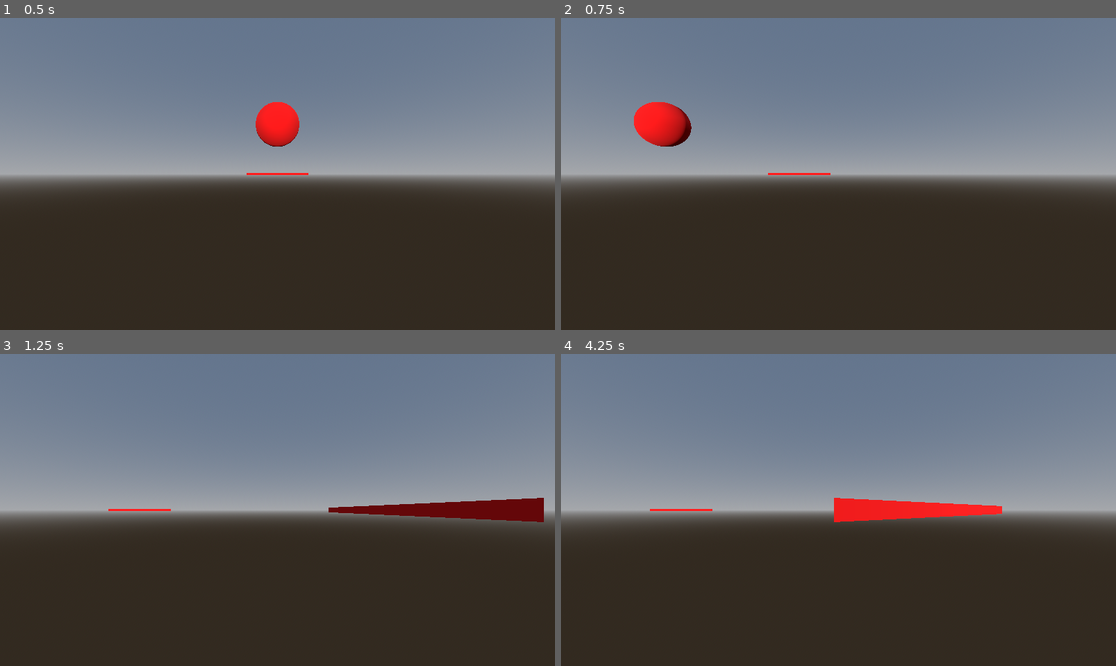
Above: before the commit, frames 1-4 (two rows, left to right).
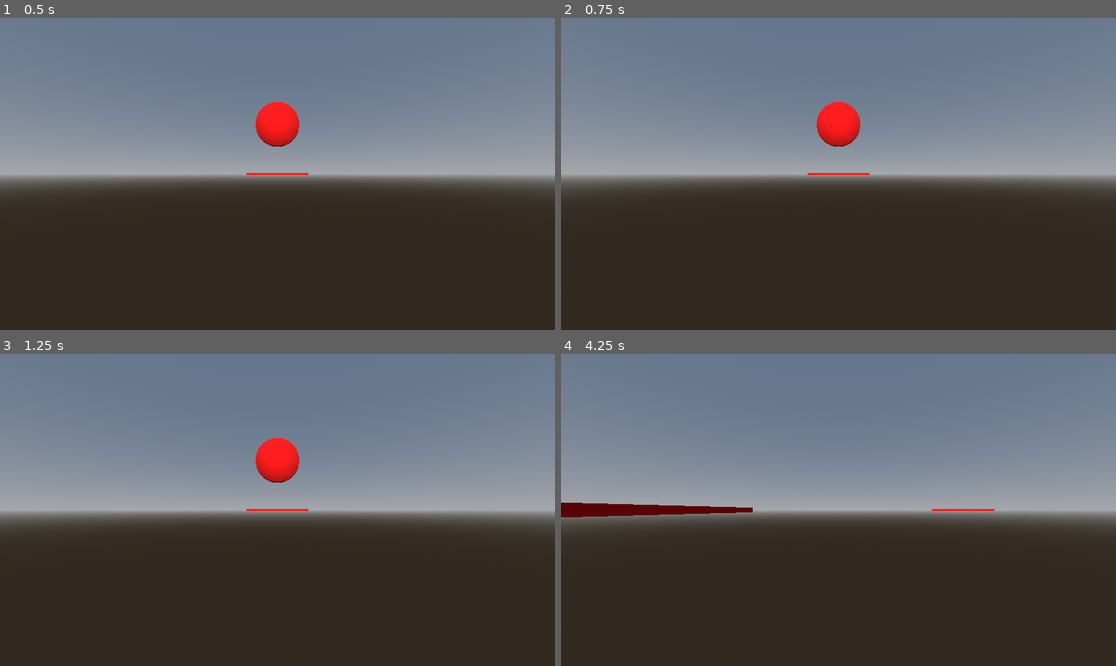
Above: after the commit, the same moments.

Repository: PaulErpen/terraineditor
Game: Godot game, scene res://scenes/world_builder/world_builder.tscn
Two runs of this game, one before a commit and one after it. Both use one fixed random seed, a clock stepped at 60 frames per second and the inputs below.
Inputs (mouse positions are in pixels of both pictures, inside the frame that each line leads up to):
- Up to frame 1 (0.5 s): no input
- Up to frame 2 (0.75 s): tap Enter at 0.5 s; move the mouse to (960, 158) at 0.52 s; hold D (right) from 0.53 s (still down); hold Ctrl (control, bound only after the commit) from 0.53 s (still down); click (960, 158) at 0.67 s
- Up to frame 3 (1.25 s): keep holding D (right); keep holding Ctrl (control, bound only after the commit)
- Up to frame 4 (4.25 s): move the mouse to (727, 525) at 1.27 s; release D (right) at 1.28 s; release Ctrl (control, bound only after the commit) at 1.28 s; hold S (backward) 1.28-2.03 s; tap F (resize_brush) at 1.35 s; tap Ctrl (control, bound only after the commit) at 1.55, 2.85, 3.8 s; move the mouse to (894, 441) at 2.02 s; hold D (right) 2.03-2.78 s; hold Ctrl (control, bound only after the commit) 2.03-2.78 s; move the mouse to (810, 572) at 2.77 s; hold W (forward) 2.78-3.53 s; click (810, 572) at 2.92 s; move the mouse to (1005, 556) at 3.52 s; hold A (left) from 3.53 s (still down); hold F (resize_brush) from 3.53 s (still down); tap L (load, bound only after the commit) at 4.15 s

Frame 1 is identical in both runs. In frame 2, 2.1% of the frame differs, in the area x 13-56%, y 26-51%; in frame 3, 2.8%, in the area x 19-98%, y 26-54%; in frame 4, 2.6%.

Commit message:
Save and load feature

Diff:
--- a/project.godot
+++ b/project.godot
@@ -46,3 +46,13 @@
 "events": [Object(InputEventKey,"resource_local_to_scene":false,"resource_name":"","device":-1,"window_id":0,"alt_press …(192 unchanged characters)…
 ]
 }
+control={
+"deadzone": 0.5,
+"events": [Object(InputEventKey,"resource_local_to_scene":false,"resource_name":"","device":-1,"window_id":0,"alt_pressed":false,"shift_pressed":false,"ctrl_pressed":false,"meta_pressed":false,"pressed":false,"keycode":0,"physical_keycode":4194326,"key_label":0,"unicode":0,"location":0,"echo":false,"script":null)
+]
+}
+load={
+"deadzone": 0.5,
+"events": [Object(InputEventKey,"resource_local_to_scene":false,"resource_name":"","device":-1,"window_id":0,"alt_pressed":false,"shift_pressed":false,"ctrl_pressed":false,"meta_pressed":false,"pressed":false,"keycode":0,"physical_keycode":76,"key_label":0,"unicode":108,"location":0,"echo":false,"script":null)
+]
+}
--- a/scenes/camera/camera.gd
+++ b/scenes/camera/camera.gd
@@ -3,6 +3,8 @@
 signal change_height(height_change: float)
 signal change_brush_radius(radius_change: float)
 signal move_brush_cursor(brush_cursor_pos: Vector3)
+signal save_signal
+signal load_signal
 
 @export var rotation_speed: float = 0.01
 @export var camera_speed: float = 10.0
@@ -21,14 +23,20 @@
 func _process(delta: float) -> void:
 	var movement_direction: Vector3 = Vector3.ZERO
 
-	if Input.is_action_pressed("forward"):
-		movement_direction -= basis.z
-	if Input.is_action_pressed("backward"):
-		movement_direction += basis.z
-	if Input.is_action_pressed("left"):
-		movement_direction -= basis.x
-	if Input.is_action_pressed("right"):
-		movement_direction += basis.x
+	if not Input.is_action_pressed("control"):
+		if Input.is_action_pressed("forward"):
+			movement_direction -= basis.z
+		if Input.is_action_pressed("backward"):
+			movement_direction += basis.z
+		if Input.is_action_pressed("left"):
+			movement_direction -= basis.x
+		if Input.is_action_pressed("right"):
+			movement_direction += basis.x
+	else:
+		if Input.is_action_just_pressed("backward"):
+			save_signal.emit()
+		if Input.is_action_just_pressed("load"):
+			load_signal.emit()
 
 	if movement_direction != Vector3.ZERO:
 		movement_direction.y = 0
--- a/scenes/cell/cell.gd
+++ b/scenes/cell/cell.gd
@@ -6,9 +6,13 @@
 @onready var collision_shape = $Area3D/CollisionShape3D
 
 func generate_flat_image() -> void:
-	var flat_image = Image.create_empty(mesh.subdivide_width + 2, mesh.subdivide_depth + 2, false, Image.FORMAT_RF)
-	var texture = ImageTexture.create_from_image(flat_image)
+	var texture_bounds = get_texture_bounds()
+	var flat_image = Image.create_empty(texture_bounds.x, texture_bounds.y, false, Image.FORMAT_RF)
+	var texture: ImageTexture = ImageTexture.create_from_image(flat_image)
 	set_displacement_texture(texture)
+
+func get_texture_bounds() -> Vector2i:
+	return Vector2i(mesh.subdivide_width + 2, mesh.subdivide_depth + 2)
 
 # Called when the node enters the scene tree for the first time.
 func _ready() -> void:
@@ -17,7 +21,7 @@
 # Called every frame. 'delta' is the elapsed time since the previous frame.
 func _process(_delta: float) -> void:
 	if is_changed:
-		var heightmap_texture: Texture = get_displacement_texture()
+		var heightmap_texture: ImageTexture = get_displacement_texture()
 		set_collision_shape_texture(heightmap_texture)
 		is_changed = false
 
@@ -27,24 +31,20 @@
 func set_brush_position(brush_position: Vector2) -> void:
 	material_override.set("shader_parameter/brush_position", brush_position)
 
-func get_displacement_texture() -> Texture:
-	var heightmap_texture: Texture = material_override.get("shader_parameter/displacement_texture")
+func get_displacement_texture() -> ImageTexture:
+	var heightmap_texture: ImageTexture = material_override.get("shader_parameter/displacement_texture")
 	if heightmap_texture == null:
 		generate_flat_image()
 		heightmap_texture = material_override.get("shader_parameter/displacement_texture")
 	return heightmap_texture
 
-func set_collision_shape_texture(texture: Texture) -> void:
+func set_collision_shape_texture(texture: ImageTexture) -> void:
 	var heightmap_image: Image = texture.get_image()
 	heightmap_image.convert(Image.FORMAT_RF)
 	var height_map_shape: HeightMapShape3D = collision_shape.shape
 	height_map_shape.update_map_data_from_image(heightmap_image, 0.0, 10.0)
 
-func set_displacement_texture(texture: Texture) -> void:
-	if texture is ImageTexture:
-		material_override.set("shader_parameter/displacement_texture", texture)
-		set_collision_shape_texture(texture)
-
-	else:
-		push_error("set_displacement_texture expects an ImageTexture.")
+func set_displacement_texture(texture: ImageTexture) -> void:
+	material_override.set("shader_parameter/displacement_texture", texture)
+	set_collision_shape_texture(texture)
 	is_changed = true
--- a/scenes/cell_manager/cell_manager.gd
+++ b/scenes/cell_manager/cell_manager.gd
@@ -232,3 +232,56 @@
 	for neighbor in neighbors:
 		if cell_exists(neighbor.x, neighbor.y):
 			stitch_seams(neighbor)
+
+func save_to_file() -> void:
+	var file: FileAccess = FileAccess.open("./saved_terrains/example.tes", FileAccess.WRITE)
+
+	for x in cells.keys():
+		for y in cells[x].keys():
+			var current_cell: Cell = cells[x][y]
+			var displacement_texture: ImageTexture = current_cell.get_displacement_texture()
+
+			file.store_32(x)
+			file.store_32(y)
+			var image = displacement_texture.get_image()
+			image.convert(Image.FORMAT_RF)
+			var data: PackedByteArray = image.get_data()
+			file.store_buffer(data)
+
+			assert(data.size() == (current_cell.get_texture_bounds().x * current_cell.get_texture_bounds().y * 4))
+
+
+	file.close()
+
+func load_from_file() -> void:
+	var file: FileAccess = FileAccess.open("./saved_terrains/example.tes", FileAccess.READ)
+
+	for x in cells.keys():
+		for y in cells[x].keys():
+			var current_cell: Cell = cells[x][y]
+			current_cell.queue_free()
+	cells = {}
+
+	while file.get_position() < file.get_length():
+		var x: int = file.get_32()
+		var y: int = file.get_32()
+
+		if not cell_exists(x, y):
+			_on_create_new_cell(Vector2i(x, y))
+
+		var current_cell: Cell = cells[x][y]
+
+		var texture_bounds = current_cell.get_texture_bounds()
+		var data: PackedByteArray = file.get_buffer(texture_bounds.x * texture_bounds.y * 4) # 4 bytes per pixel (RF format)
+
+
+		var displacement_image: Image = Image.create_from_data(
+			texture_bounds.x,
+			texture_bounds.y,
+			false,
+			Image.FORMAT_RF,
+			data
+		)
+
+		var new_texture: ImageTexture = ImageTexture.create_from_image(displacement_image)
+		current_cell.set_displacement_texture(new_texture)
--- a/scenes/world_builder/world_builder.gd
+++ b/scenes/world_builder/world_builder.gd
@@ -15,10 +15,14 @@
 func _on_camera_change_brush_radius(radius_change: float) -> void:
 	cell_manager.change_brush_radius(radius_change)
 
-
 func _on_camera_change_height(height_change: float) -> void:
 	cell_manager.change_height(height_change)
 
-
 func _on_camera_move_brush_cursor(brush_cursor_pos: Vector3) -> void:
 	cell_manager.move_brush_cursor(brush_cursor_pos)
+
+func _on_camera_load_signal() -> void:
+	cell_manager.load_from_file()
+
+func _on_camera_save_signal() -> void:
+	cell_manager.save_to_file()
--- a/scenes/world_builder/world_builder.tscn
+++ b/scenes/world_builder/world_builder.tscn
@@ -31,4 +31,6 @@
 
 [connection signal="change_brush_radius" from="Camera" to="." method="_on_camera_change_brush_radius"]
 [connection signal="change_height" from="Camera" to="." method="_on_camera_change_height"]
+[connection signal="load_signal" from="Camera" to="." method="_on_camera_load_signal"]
 [connection signal="move_brush_cursor" from="Camera" to="." method="_on_camera_move_brush_cursor"]
+[connection signal="save_signal" from="Camera" to="." method="_on_camera_save_signal"]
Not shown: 2 places in scenes/cell/cell.tscn that only renumber resources
Not shown, added: saved_terrains/example.tes
